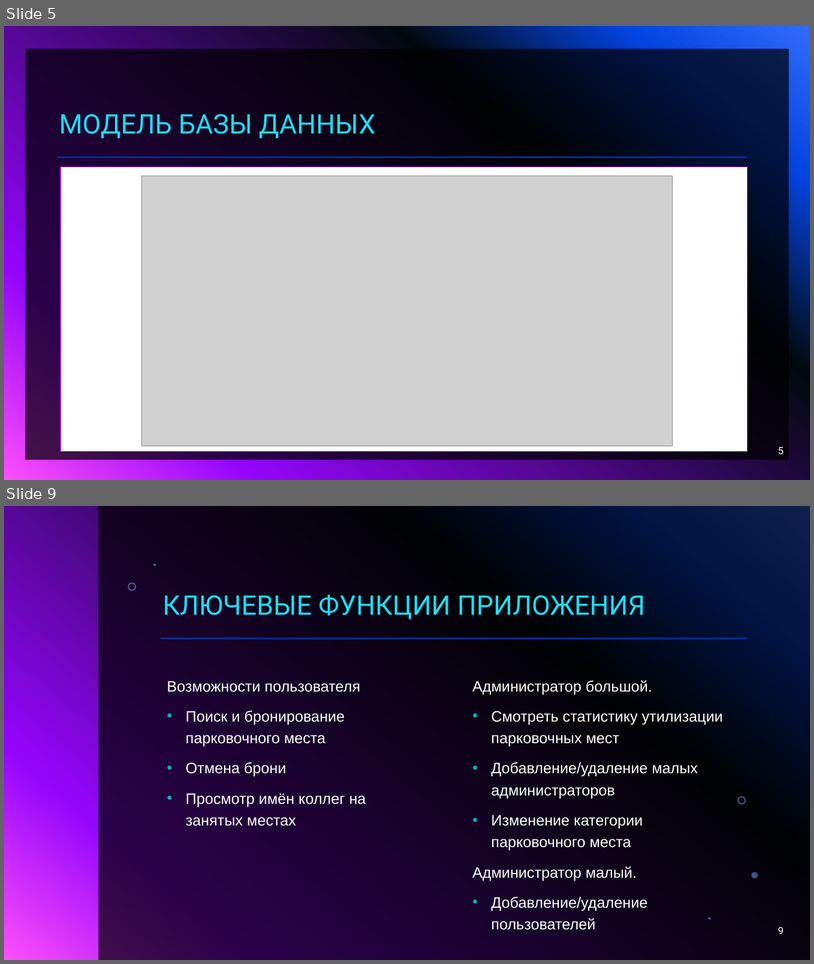
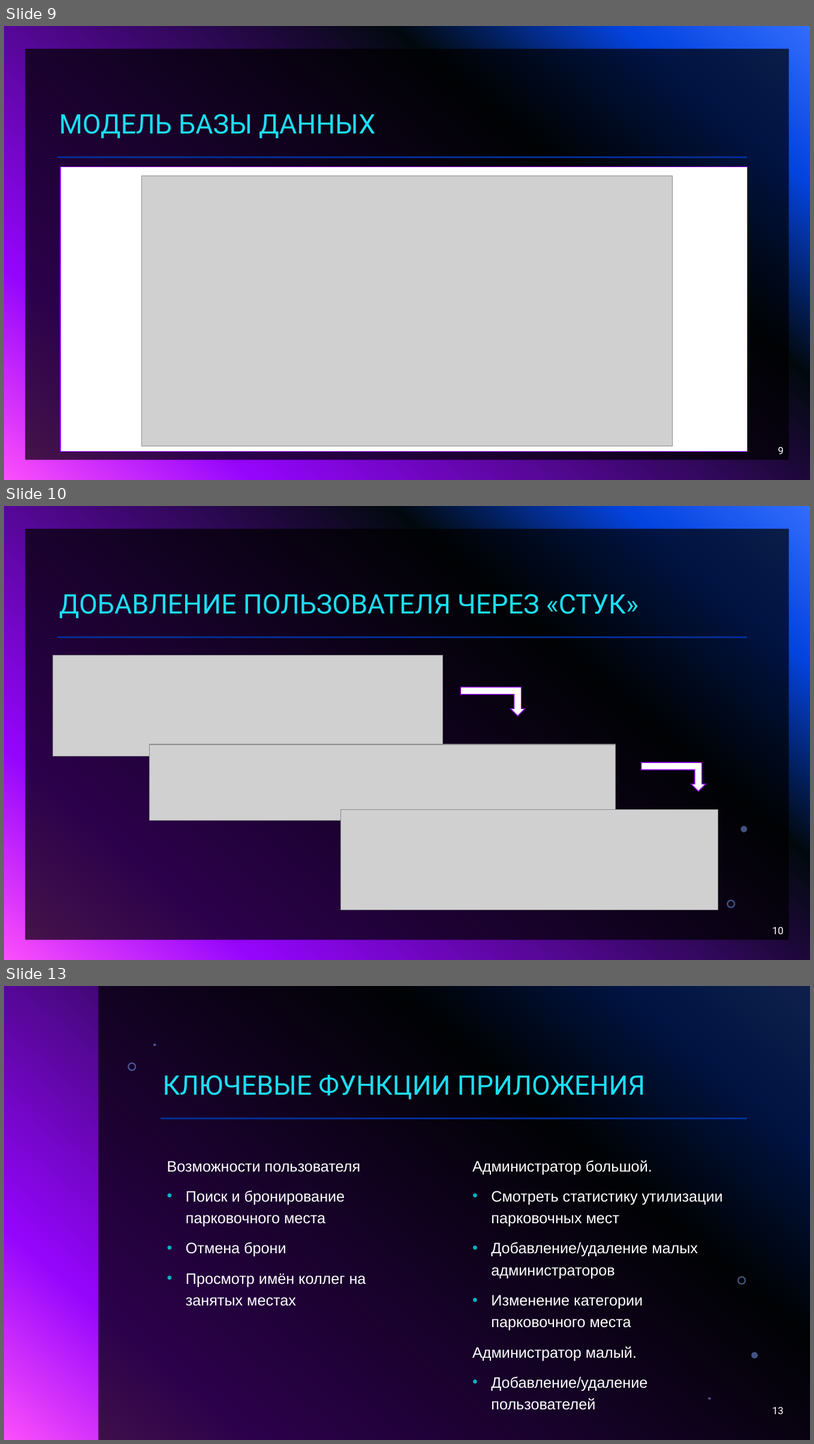
Before and after one commit to KrivoSoft/Parcot, a slide deck: Презентация Parcot.pptx. Shown one above the other, each under a label of ours: slides 5 and 9 before the commit, slides 9, 10 and 13 after it; the slides between them are not shown. The pictures are 814x964 and 814x1444 pixels, drawn with LibreOffice and Linux fonts; fonts in the diff are those of the drawing; grey boxes stand for pictures; background and template pictures are left out. Boxes give left, top, right and bottom in pixels: in the first picture for what was removed or moved away, otherwise in the second. Text is boxed around its words. In the diff, an @@ line names an element or a change of style, - is before the commit and + after.

```diff
--- a/Презентация Parcot.pptx
+++ b/Презентация Parcot.pptx
@@ slide 10 added at (x1=4, y1=506, x2=810, y2=960), background gradient #316CFC to #0343DF to #02090E to #9405FC to #FC4EFB; not listed: 3 template elements that a slide beside it also shows @@
@@ title added at (x1=59, y1=594, x2=639, y2=618), 32 pt, text #1CDFF5 @@
+ДОБАВЛЕНИЕ ПОЛЬЗОВАТЕЛЯ ЧЕРЕЗ «СТУК»
@@ picture added at (x1=53, y1=655, x2=443, y2=756) @@
@@ bent up arrow added at (x1=461, y1=687, x2=525, y2=715), fill #FFFFFF, outline #9405FC 1 pt @@
@@ picture added at (x1=149, y1=744, x2=615, y2=820) @@
@@ bent up arrow added at (x1=642, y1=762, x2=706, y2=791), fill #FFFFFF, outline #9405FC 1 pt @@
@@ freeform shape added at (x1=698, y1=784, x2=701, y2=787), fill #83A7FD at 49% opacity @@
@@ picture added at (x1=341, y1=809, x2=719, y2=910) @@
@@ freeform shape added at (x1=728, y1=899, x2=736, y2=907), fill #83A7FD at 49% opacity @@
@@ page number added at (x1=773, y1=927, x2=784, y2=934), 12 pt, text #FFFFFF @@
+10
@@ what was slide 5 is now slide 9 @@
@@ page number at (x1=779, y1=447, x2=784, y2=454): text changed @@
-5
+9
@@ what was slide 9 is now slide 13 @@
@@ page number at (x1=773, y1=1407, x2=784, y2=1414): text changed @@
-9
+13
```
Also in this commit, not shown: 3 slides changed, 6 other slides added, 3 slides removed.
